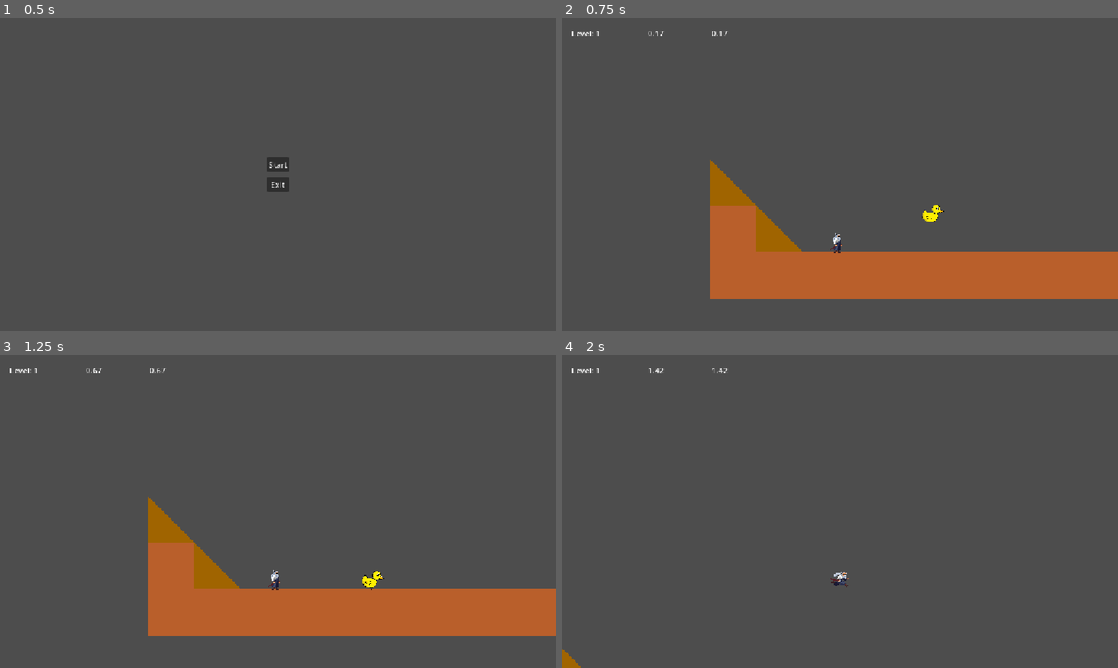
Above: before the commit, frames 1-4 (two rows, left to right).
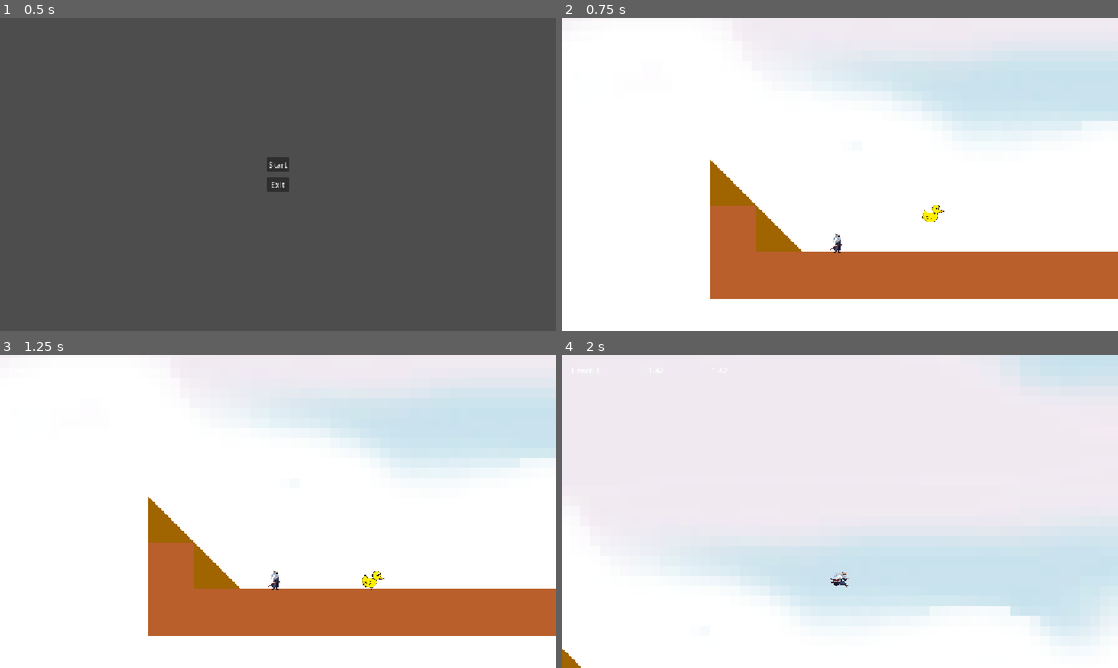
Above: after the commit, the same moments.

Repository: Mareruma/Bounce-Back
Game: Godot game, scene res://Scenes/game.tscn
The game is run twice, just before and just after one commit, with the same random seed, the same clock (stepped at 60 frames per second) and the same inputs.
Inputs:
- Up to frame 1 (0.5 s): no input
- Up to frame 2 (0.75 s): click "Start" at 0.5 s
- Up to frame 3 (1.25 s): no input
- Up to frame 4 (2 s): tap Enter (ui_accept) at 1.25, 1.52 s; hold Right (ui_right) from 1.28 s (still down); tap F (kick) at 1.35 s

Frame 1 is identical in both runs. In frame 2, 86% of the frame differs, in the area x 0-100%, y 0-100%; in frame 3, 86%; in frame 4, 100%.

Commit message:
fons

Diff:
--- a/Scenes/Levels/level_1.tscn
+++ b/Scenes/Levels/level_1.tscn
@@ -3,6 +3,7 @@
 [ext_resource type="Script" uid="uid://d4ayvgmyguaqs" path="res://Scripts/Levels/level_1.gd" id="1_cyadu"]
 [ext_resource type="Texture2D" uid="uid://di2p8v3h0uxi7" path="res://Assets/tileset.png" id="1_tlcug"]
 [ext_resource type="PackedScene" uid="uid://cbci8hx40y08l" path="res://Scenes/player.tscn" id="2_3mqfk"]
+[ext_resource type="Texture2D" uid="uid://chvd3c7pj6ayx" path="res://fons.png" id="2_rb0md"]
 [ext_resource type="PackedScene" uid="uid://btrbb6lehnqyt" path="res://Scenes/duck.tscn" id="3_iixi8"]
 [ext_resource type="Texture2D" uid="uid://y3kg388pmj4w" path="res://Assets/carrot.png" id="5_xgxfi"]
 [ext_resource type="Script" uid="uid://bydaj0u4gk1uh" path="res://Scripts/Levels/platform_vertical.gd" id="6_xgxfi"]
@@ -44,6 +45,12 @@
 
 [node name="Level_1" type="Node2D" unique_id=547523218]
 script = ExtResource("1_cyadu")
+
+[node name="Fons" type="Sprite2D" parent="." unique_id=590598543]
+z_index = -1
+position = Vector2(548, 48.99997)
+scale = Vector2(6.9, 6.9)
+texture = ExtResource("2_rb0md")
 
 [node name="TileMap" type="TileMapLayer" parent="." unique_id=1911295996]
 tile_map_data = PackedByteArray("AAABAA0AAQACAAAAABADAA8AAQACAAAAABABAA8AAQAEAAAAAAAFABEAAQAEAAAAAAADABEAAQAEAAAAAAAGAB …(768 unchanged characters)…
